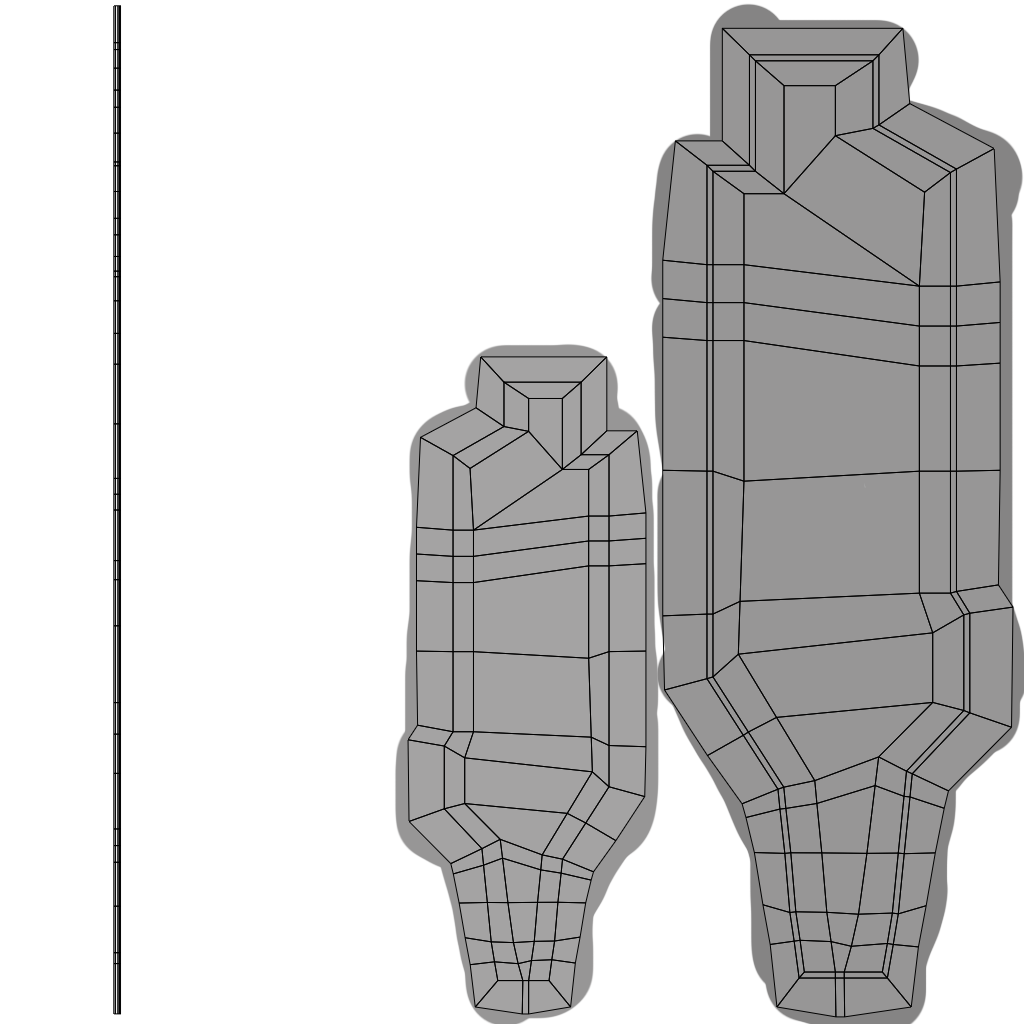
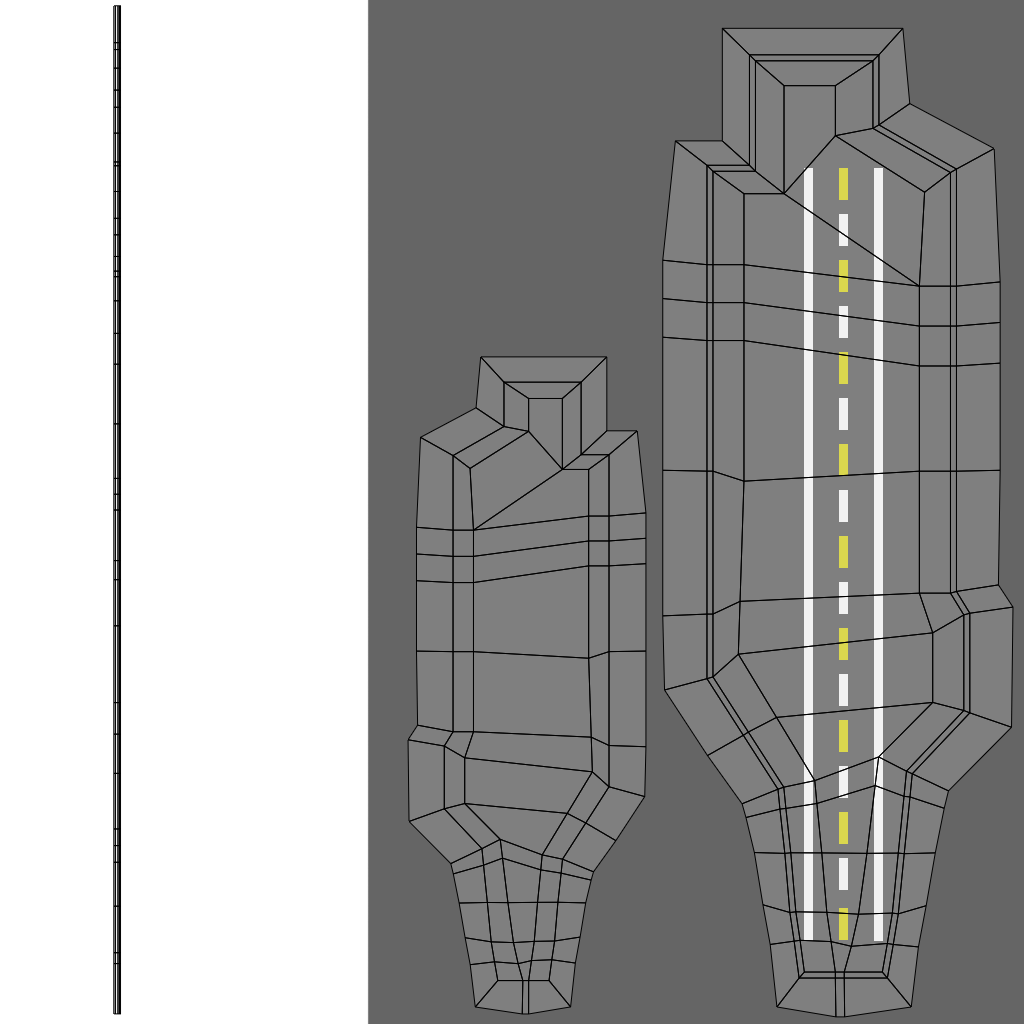
Comparing the layer stacks of the two 1024×1024 images. Changes:
added layer "Layer 22" above "Layer 23" over left=839, top=858, right=848, bottom=890
added layer "Layer 23" above "Layer 21" over left=839, top=908, right=848, bottom=940
added layer "Layer 21" above "Layer 20" over left=839, top=766, right=848, bottom=798
added layer "Layer 20" above "Layer 19" over left=839, top=812, right=848, bottom=844
added layer "Layer 19" above "Layer 18" over left=839, top=720, right=848, bottom=752
added layer "Layer 18" above "Layer 17" over left=839, top=674, right=848, bottom=706
added layer "Layer 17" above "Layer 16" over left=839, top=582, right=848, bottom=614
added layer "Layer 16" above "Layer 15" over left=839, top=628, right=848, bottom=660
added layer "Layer 15" above "Layer 14" over left=839, top=536, right=848, bottom=568
added layer "Layer 14" above "Layer 13" over left=839, top=490, right=848, bottom=522
added layer "Layer 13" above "Layer 12" over left=839, top=398, right=848, bottom=430
added layer "Layer 12" above "Layer 11" over left=839, top=444, right=848, bottom=476
added layer "Layer 11" above "Layer 10" over left=839, top=352, right=848, bottom=384
added layer "Layer 10" above "Layer 9" over left=839, top=306, right=848, bottom=338
added layer "Layer 9" above "Layer 8" over left=839, top=214, right=848, bottom=246
added layer "Layer 8" above "Layer 7" over left=839, top=260, right=848, bottom=292
added layer "Layer 7" above "Layer 6" over left=839, top=168, right=848, bottom=200
added layer "Layer 6" above "Layer 5" over left=874, top=168, right=883, bottom=941
added layer "Layer 5" above "Layer 4" over left=804, top=168, right=813, bottom=941
painted on "Layer 3" over left=367, top=0, right=1024, bottom=1024